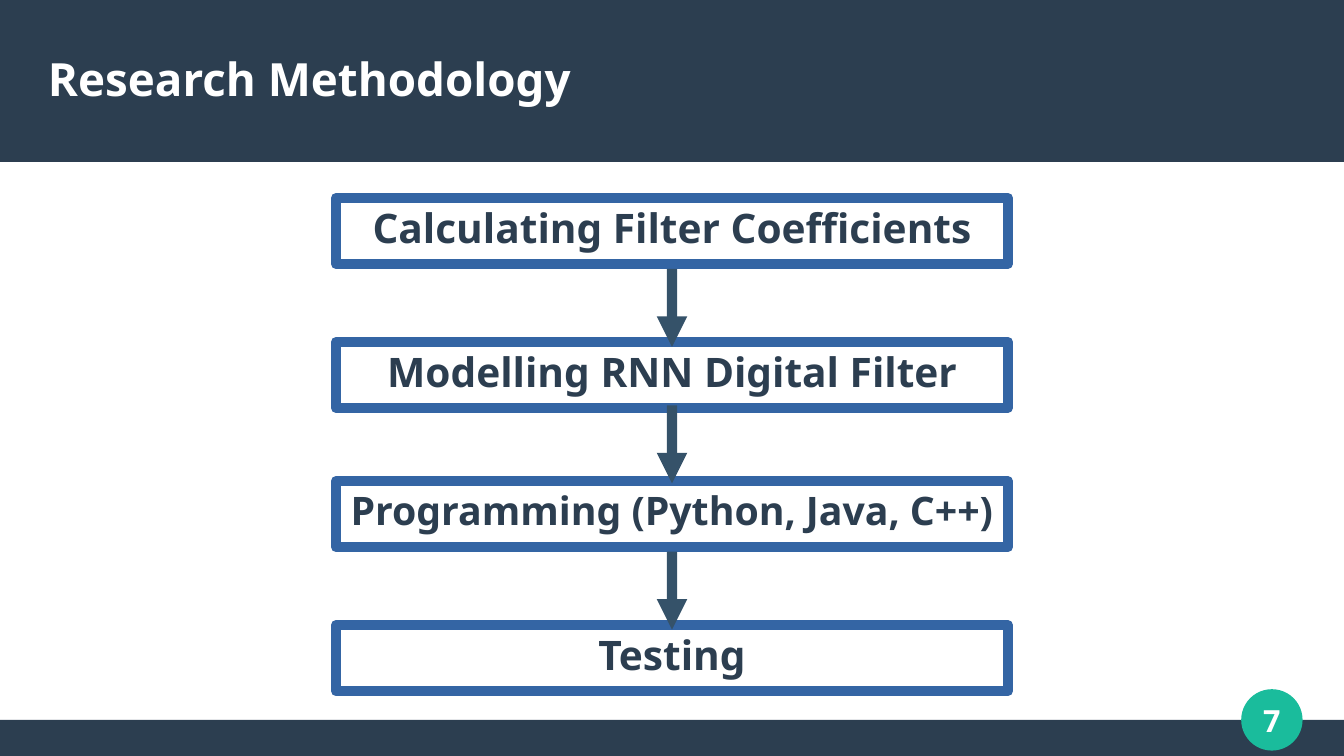
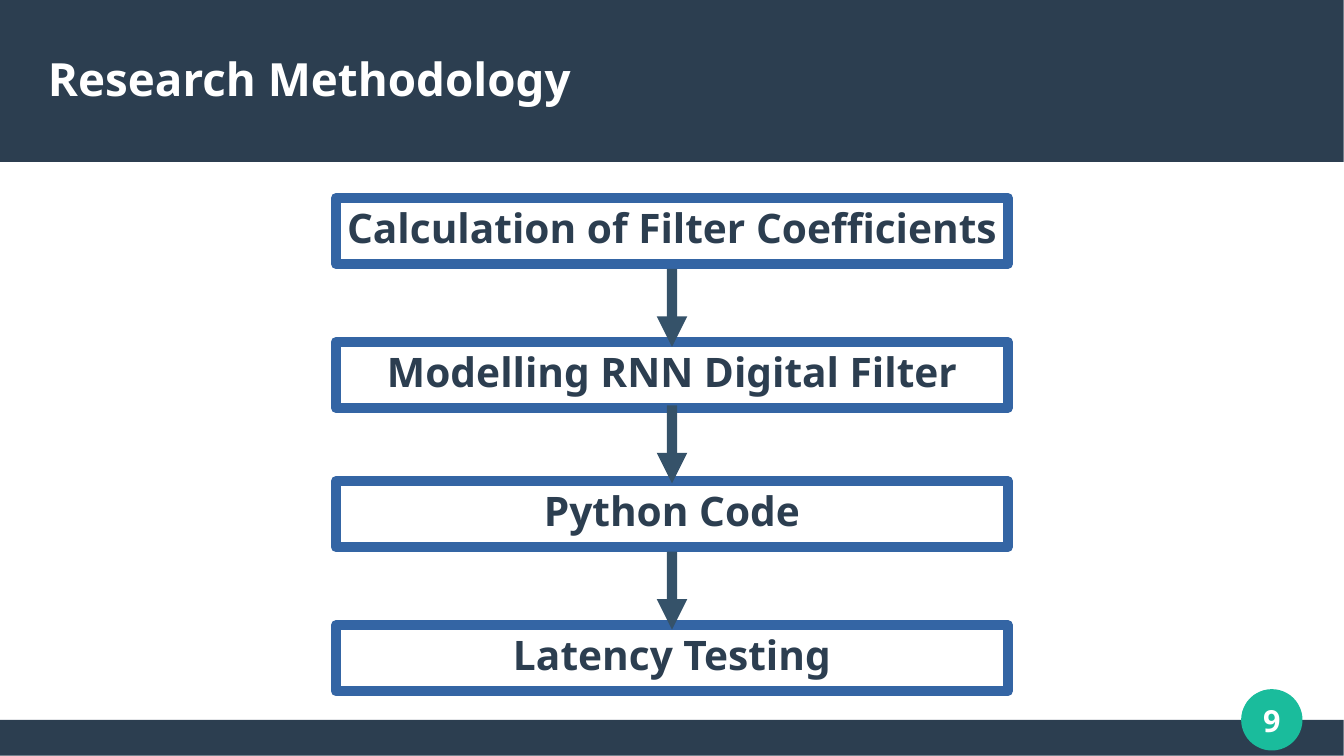
Before and after one commit to mohitlabs/Research, a slide deck: slide 9 of A Low Latency Digital Filter using Recurrent Neural Network/PPT/Presentation.pptx (slide 7 before the commit). Drawn at 1344x756 pixels with LibreOffice and Linux fonts; fonts in the diff are those of the drawing. Boxes give left, top, right and bottom in pixels: in the first picture for what was removed or moved away, otherwise in the second. Text is boxed around its words. In the diff, an @@ line names an element or a change of style, - is before the commit and + after.

```diff
--- a/A Low Latency Digital Filter using Recurrent Neural Network/PPT/Presentation.pptx
+++ b/A Low Latency Digital Filter using Recurrent Neural Network/PPT/Presentation.pptx
@@ text at (x1=347, y1=212, x2=997, y2=244): text changed @@
-Calculating Filter Coefficients
+Calculation of Filter Coefficients
@@ text in rectangle at (x1=544, y1=495, x2=800, y2=536): text changed; size 23.2 to 24 pt @@
-Programming (Python, Java, C++)
+Python Code
@@ text in rectangle at (x1=513, y1=639, x2=830, y2=680): text changed @@
-Testing
+Latency Testing
@@ page number at (x1=1263, y1=710, x2=1280, y2=733): text changed @@
-7
+9
```
Also in this commit, not shown: 3 other slides changed, 3 slides added, 2 slides removed, 21 other files.
